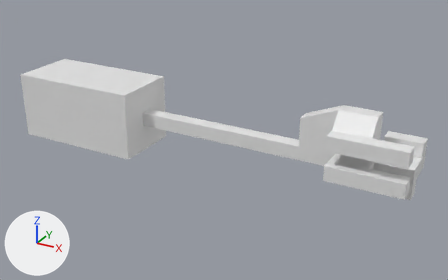
A saved change to the Blender file ContentWorking/Models/LocksAndKeys/LockAndKeyA.blend.
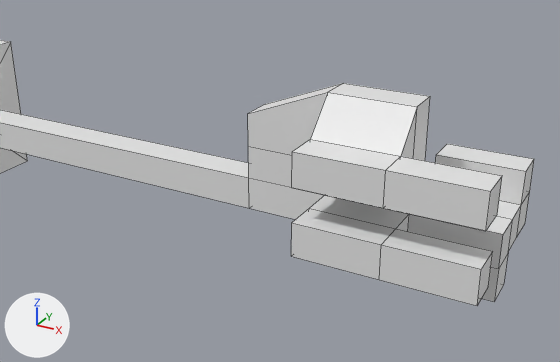
Old and new are each drawn whole from a 50 mm lens placed at (12.44, -14.16, 6.89), pointed at (4.58, 0.14, -0.26) and again close up from a 50 mm lens placed at (11.39, -7.42, 3.86), pointed at (6.66, 1.19, -0.45). The lights are fixed; the arrows at lower left show +X, +Y and +Z. The close-ups show mesh edges as thin lines. The same objects are shown in both versions, whatever each file hides.

The first close-up shows 'KeyA'.
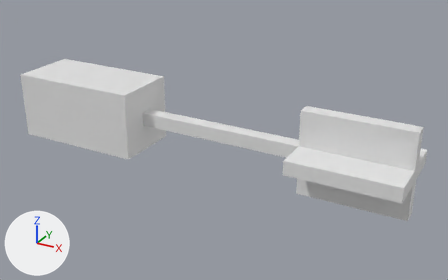
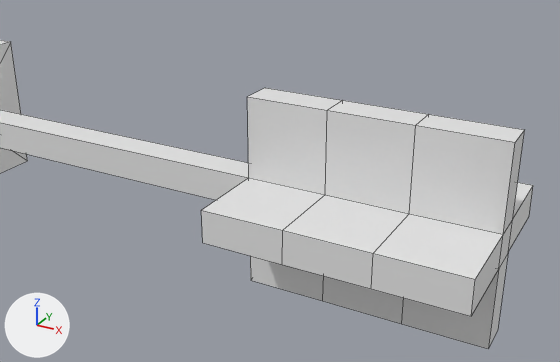
The change in detail:
me_cube_001 is used by ob_keya; location (0.0, 0.0, 0.0); rotation (0.0, 0.0, 4.712), in degrees (0, 0, 270).
me_cube_001 had 80 vertices, 78 faces and spanned x -1.0..1.0, y -2.0..10.0, z -1.0..1.4.
me_cube_001 now has 60 vertices, 58 faces and spans x -1.2..1.2, y -2.0..10.0, z -1.2..1.2.
Part 1, on me_cube_001:
40 vertices are removed from x -1.0..1.0, y 7.0..10.0, z -0.6..1.4.
61 faces are deleted.
3 vertices in x -0.2..0.2, y 7.0..8.0, z 0.6 move by (0.0, 0.0, 0.6).
9 vertices move from x -0.6..1.0, y 8.0..10.0, z -0.6..1.0 to x -1.2..1.2, y 7.0..10.0, z -1.2..0.2.
13 vertices are added at x -1.2..1.2, y 7.0..10.0, z -1.2..1.2.
7 new vertices lie (0.0, 1.0, 0.0) away from vertices in x -0.6..1.0, y 7.0..9.0, z -0.2..1.0.
41 new faces join them.

Where the change shows, as pixel boxes [x1, y1, x2, y2] in the close-ups (560 x 362 px; the box of a moved part takes in the faces that stretch with it):
'KeyA', reshaped: before [0, 40, 534, 306]; after [0, 40, 533, 349]
part 1 of me_cube_001, moved or reshaped: before [248, 83, 534, 306]; after [201, 88, 533, 349]
